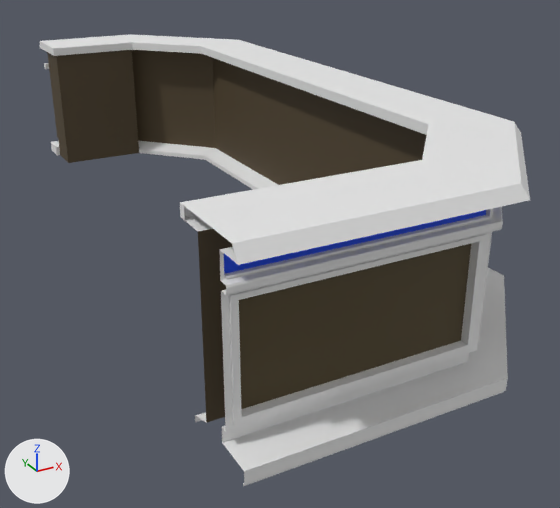
What one commit did to the FBX model Assets/3DModels/SalonPrincipal/BarraBar/BarraBar.fbx.
Rendered twice from a 50 mm camera at (-1.14, -5.75, 2.53) aimed at (1.78, -0.45, -0.12). The axes (+X, +Y, +Z) are drawn at lower left. The lights are the same throughout. Where no turn or scale is listed for an object, it has been applied to the vertices.
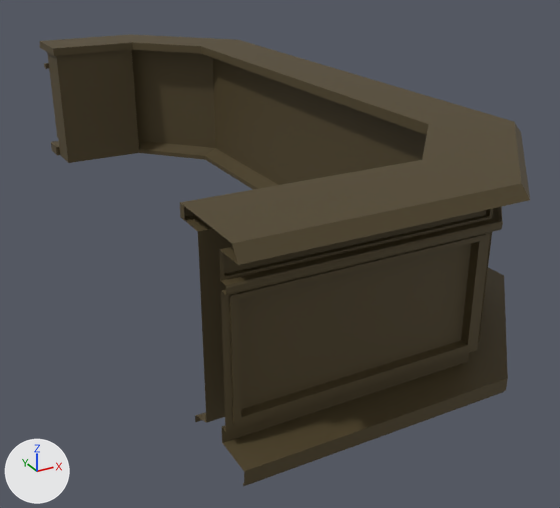
What differs and where, as boxes [x1, y1, x2, y2] in the pictures (560 x 508 px):
```json
{"part": 1, "of": "me_cube_019", "change": "recoloured", "before": [224, 210, 486, 274], "after": [224, 210, 486, 274], "on screen": "blue to brown"}
{"part": 2, "of": "me_cube_019", "change": "recoloured", "before": [40, 34, 530, 486], "after": [40, 34, 530, 486], "on screen": "white to brown"}
{"part": 3, "of": "me_cube_019", "change": "recoloured", "before": [47, 50, 427, 422], "after": [47, 50, 427, 422]}
{"part": 4, "of": "me_cube_019", "change": "recoloured", "before": [138, 141, 278, 423], "after": [138, 141, 278, 423], "on screen": "white to brown"}
```

The change, as JSON lines over the scene's bpy script:
```json
{"block": "me_cube_019", "where": "me_cube_019.from_pydata(...)  # 358 vertices, 338 faces; spans x -1.0..1.64, y -0.31..6.0, z -0.75..0.5"}
{"block": "me_cube_019", "where": "# used by ob_cube_006; location = (1.148, -2.75, 0.75)"}
{"block": "me_cube_019", "change": "me_cube_019 part 1: all 5 faces that had it switch from mat_bluepanel (blue #0044e7) to mat_woodpanel (brown #4e4226)"}
{"block": "me_cube_019", "change": "me_cube_019 part 2: all 283 faces that had it switch from mat_metal (white #e7e7e7) to mat_woodpanel (brown #4e4226)"}
{"block": "me_cube_019", "change": "me_cube_019 part 3: all 33 faces that had it switch from mat_interiorwood (brown #50432d) to mat_woodpanel (brown #4e4226)"}
{"block": "me_cube_019", "change": "me_cube_019 part 4: all 12 faces that had it switch from mat_interiormetal (white #e7e7e7) to mat_woodpanel (brown #4e4226)"}
```
